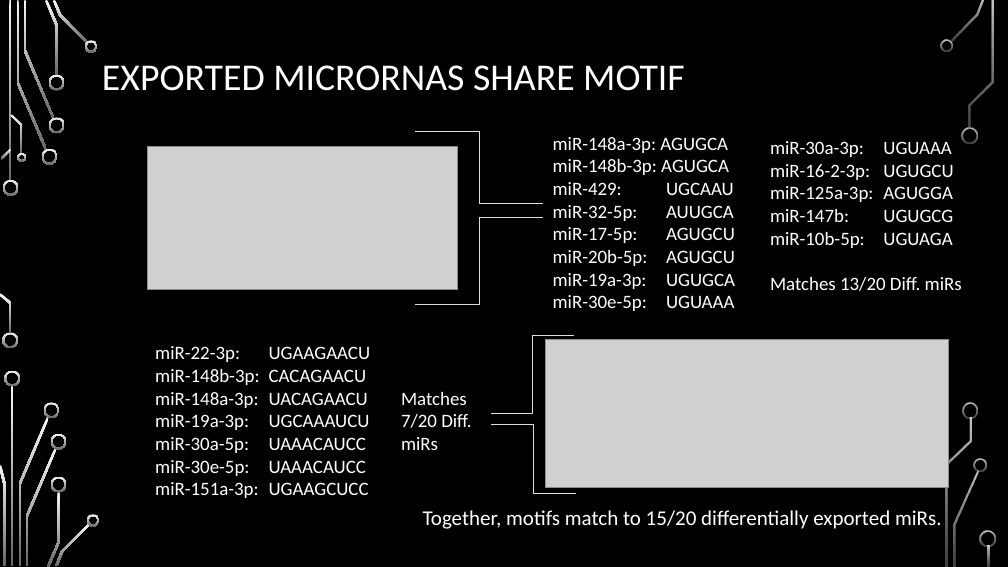
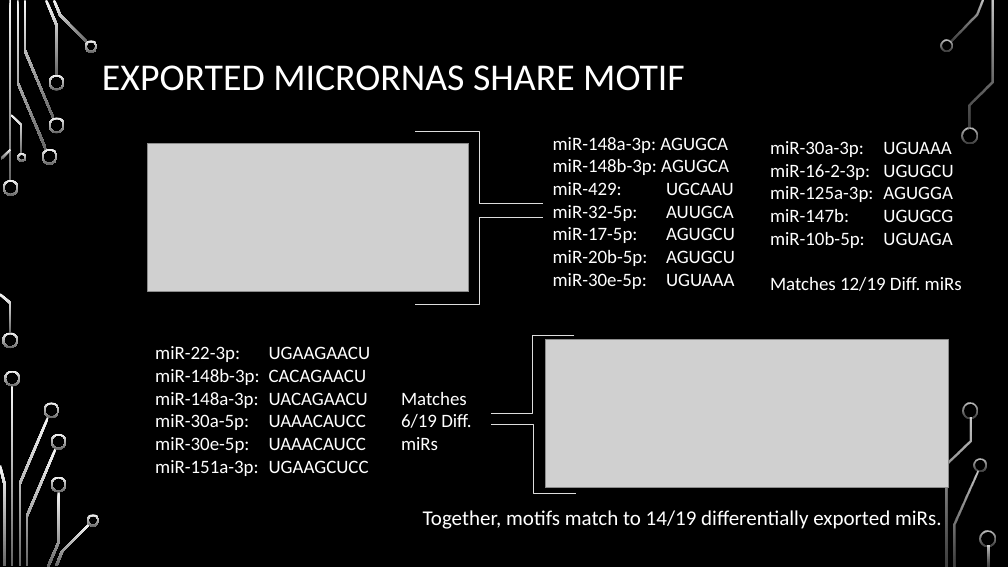
Before and after one commit to HarleyRobinson/Honours2, a slide deck: slide 8 of BackgroundInfo/MeetingSept.pptx (slide 7 before the commit). Drawn at 1008x567 pixels with LibreOffice and Linux fonts; fonts in the diff are those of the drawing; grey boxes stand for pictures; background and template pictures are left out. Boxes give left, top, right and bottom in pixels: in the first picture for what was removed or moved away, otherwise in the second. Text is boxed around its words. In the diff, an @@ line names an element or a change of style, - is before the commit and + after.

```diff
--- a/BackgroundInfo/MeetingSept.pptx
+++ b/BackgroundInfo/MeetingSept.pptx
@@ picture: place and size @@
-picture at (148,146,458,290)
+picture at (148,143,469,292)
@@ text at (553,273,735,289): paragraph removed @@
-miR-19a-3p: UGUGCA
@@ text at (770,277,962,291): text changed @@
-Matches 13/20 Diff. miRs
+Matches 12/19 Diff. miRs
@@ text at (155,414,370,430): paragraph removed @@
-miR-19a-3p: UGCAAAUCU
@@ text at (401,392,471,450): text changed @@
-Matches 7/20 Diff. miRs
+Matches 6/19 Diff. miRs
@@ text at (423,510,942,529): text changed @@
-Together, motifs match to 15/20 differentially exported miRs.
+Together, motifs match to 14/19 differentially exported miRs.
```
Also in this commit, not shown: 6 other slides changed, 6 slides added, 1 slide removed, 14 other files.
